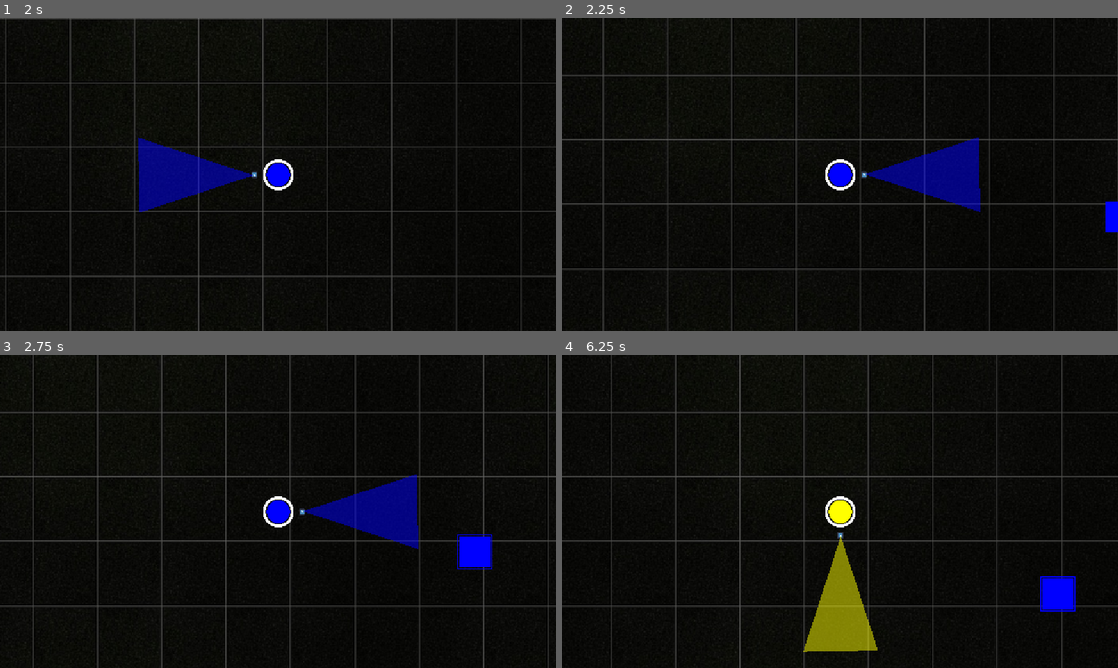
Above: before the commit, frames 1-4 (two rows, left to right).
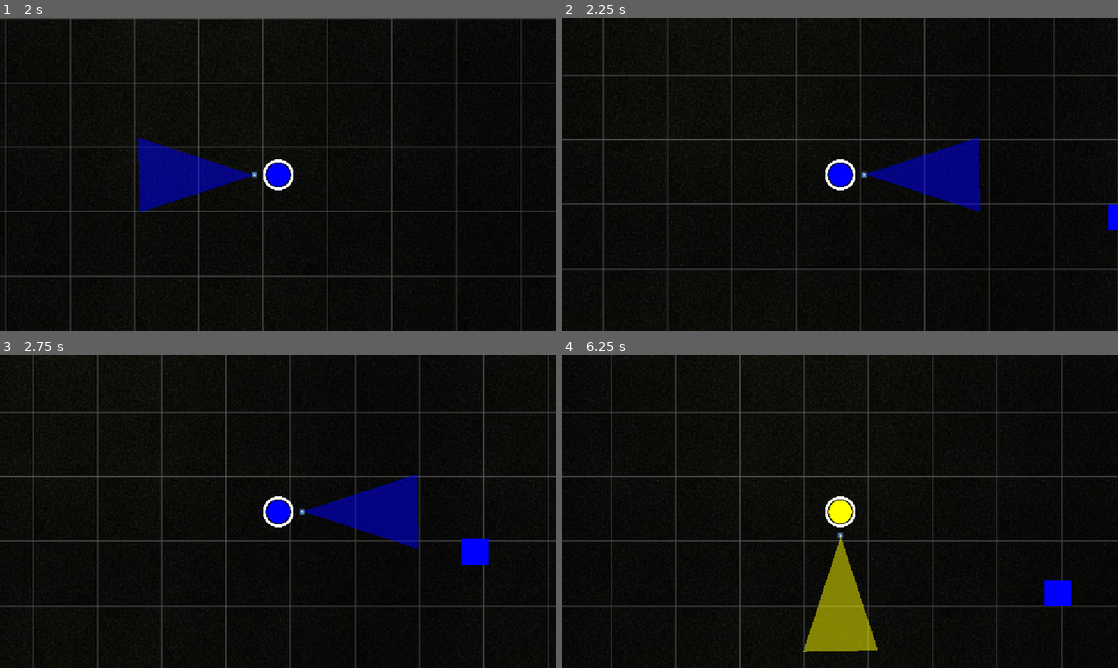
Above: after the commit, the same moments.

Repository: Team-Pufferfish/chromatic-survivors
Game: Godot game, scene res://Scenes/Game.tscn
Same seed, same stepped clock (60 frames per second), same inputs: the game is played once before the commit and once after it. The engine's default icon, where the game draws it, is replaced by a stand-in: a white triangle on a blue panel in a dark square.
Inputs:
- Up to frame 1 (2 s): tap Enter at 0.5 s; hold D (p1_right) 0.53-1.28 s; tap Down (p1_aim_down) at 0.6 s; hold S (p1_down) from 1.28 s (still down); tap Left (p1_aim_left) at 1.35 s
- Up to frame 2 (2.25 s): release S (p1_down) at 2.03 s; hold D (p1_right) from 2.03 s (still down); tap Right (p1_aim_right) at 2.1 s
- Up to frame 3 (2.75 s): keep holding D (p1_right)
- Up to frame 4 (6.25 s): release D (p1_right) at 2.78 s; hold W (p1_up) 2.78-3.53 s; tap one key every 0.75 s from 2.85 s: Up (p1_aim_up) T (p1_color_blue) R (p1_color_red) Y (p1_color_yellow) Down (p1_aim_down); hold A (p1_left) 3.53-5.03 s; hold S (p1_down) 5.03-5.78 s; hold D (p1_right) from 5.78 s (still down)

Frame 1 is identical in both runs. In frame 2, less than 0.1% of the frame differs, in the area x 97-100%, y 58-69%; in frame 3, 0.2%; in frame 4, 0.3%, in the area x 86-93%, y 70-82%.

Commit message:
Add color square update.

Diff:
--- a/chromatic-survivors/ColorSquare.gd
+++ b/chromatic-survivors/ColorSquare.gd
@@ -1,15 +1,22 @@
-extends ColorShape
+@tool
+extends Node2D
 
-func _draw():
-	draw_polyline(denormalize(generate_rect_points(1,1), 1.1), get_color(red_value, yellow_value, blue_value), 0.02)
+@export_range(0,1,0.01) var yellow_value: float = 0
+@export_range(0,1,0.01) var blue_value: float = 0
+@export_range(0,1,0.01) var red_value: float = 0
 
-	#draw redsquare
-	draw_colored_polygon(denormalize(generate_rect_points(1,1),red_value), get_color(1,0,0))
-	draw_colored_polygon(denormalize(generate_rect_points(1,1),yellow_value), get_color(0,1,0))
-	draw_colored_polygon(denormalize(generate_rect_points(1,1),blue_value), get_color(0,0,1))
+func _process(delta):
+	$RedSquare.scale = Vector2(red_value, red_value)
+	$BlueSquare.scale = Vector2(blue_value, blue_value)
+	$YellowSquare.scale = Vector2(yellow_value, yellow_value)
 
-	draw_colored_polygon(denormalize(generate_rect_points(1,1),min(red_value, yellow_value)), get_color(1,1,0))
-	draw_colored_polygon(denormalize(generate_rect_points(1,1),min(red_value, blue_value)), get_color(1,0,1))
-	draw_colored_polygon(denormalize(generate_rect_points(1,1),min(yellow_value, blue_value)), get_color(0,1,1))
+	var green_value = min(blue_value, yellow_value)
+	$GreenSquare.scale = Vector2(green_value, green_value)
+	var orange_value = min(yellow_value,red_value)
+	$OrangeSquare.scale = Vector2(orange_value, orange_value)
 
-	draw_colored_polygon(denormalize(generate_rect_points(1,1),min(red_value,yellow_value,blue_value)), get_color(red_value,yellow_value,blue_value))
+	var purple_value = min(blue_value, red_value)
+	$PurpleSquare.scale = Vector2(purple_value, purple_value)
+
+	var brown_value = min(blue_value, red_value, yellow_value)
+	$BrownSquare.scale = Vector2(brown_value, brown_value)
--- a/chromatic-survivors/Scenes/ColorSquare.tscn
+++ b/chromatic-survivors/Scenes/ColorSquare.tscn
@@ -1,12 +1,9 @@
 [gd_scene load_steps=2 format=3 uid="uid://c42j0fn0souip"]
 
-[ext_resource type="Script" uid="uid://bwu3kpb3ea8rm" path="res://Scripts/ColorSquare.gd" id="1_vbk5k"]
+[ext_resource type="Script" uid="uid://dnbvqy4dh1cc1" path="res://ColorSquare.gd" id="1_111ib"]
 
 [node name="ColorSquare" type="Node2D"]
-script = ExtResource("1_vbk5k")
-yellow_value = 0.44
-blue_value = 0.76
-red_value = 1.0
+script = ExtResource("1_111ib")
 
 [node name="RedSquare" type="Polygon2D" parent="."]
 color = Color(1, 0, 0, 1)
--- a/chromatic-survivors/Scenes/enemy.tscn
+++ b/chromatic-survivors/Scenes/enemy.tscn
@@ -1,7 +1,7 @@
 [gd_scene load_steps=5 format=3 uid="uid://blo4tyvs8qm1g"]
 
 [ext_resource type="Script" uid="uid://dm700m5ubkkes" path="res://Scripts/Enemy.gd" id="1_hghv2"]
-[ext_resource type="Script" uid="uid://dnbvqy4dh1cc1" path="res://ColorSquare.gd" id="2_1f0kj"]
+[ext_resource type="PackedScene" uid="uid://c42j0fn0souip" path="res://Scenes/ColorSquare.tscn" id="2_1f0kj"]
 
 [sub_resource type="ParticleProcessMaterial" id="ParticleProcessMaterial_hghv2"]
 particle_flag_disable_z = true
@@ -12,17 +12,19 @@
 scale_min = 5.0
 scale_max = 10.0
 
-[sub_resource type="CircleShape2D" id="CircleShape2D_ne65n"]
-radius = 32.0
+[sub_resource type="RectangleShape2D" id="RectangleShape2D_1f0kj"]
+size = Vector2(54, 54)
 
 [node name="Enemy" type="CharacterBody2D"]
 collision_layer = 2
 collision_mask = 2
 script = ExtResource("1_hghv2")
 
-[node name="Graphic" type="Node2D" parent="."]
-scale = Vector2(64, 64)
-script = ExtResource("2_1f0kj")
+[node name="Graphic" parent="." instance=ExtResource("2_1f0kj")]
+scale = Vector2(55, 55)
+yellow_value = 1.0
+blue_value = 1.0
+red_value = 1.0
 
 [node name="DamageParticles" type="GPUParticles2D" parent="."]
 emitting = false
@@ -32,4 +34,4 @@
 process_material = SubResource("ParticleProcessMaterial_hghv2")
 
 [node name="CollisionShape2D" type="CollisionShape2D" parent="."]
-shape = SubResource("CircleShape2D_ne65n")
+shape = SubResource("RectangleShape2D_1f0kj")
Not shown, added: chromatic-survivors/Scripts/ColorSquare.gd.uid
